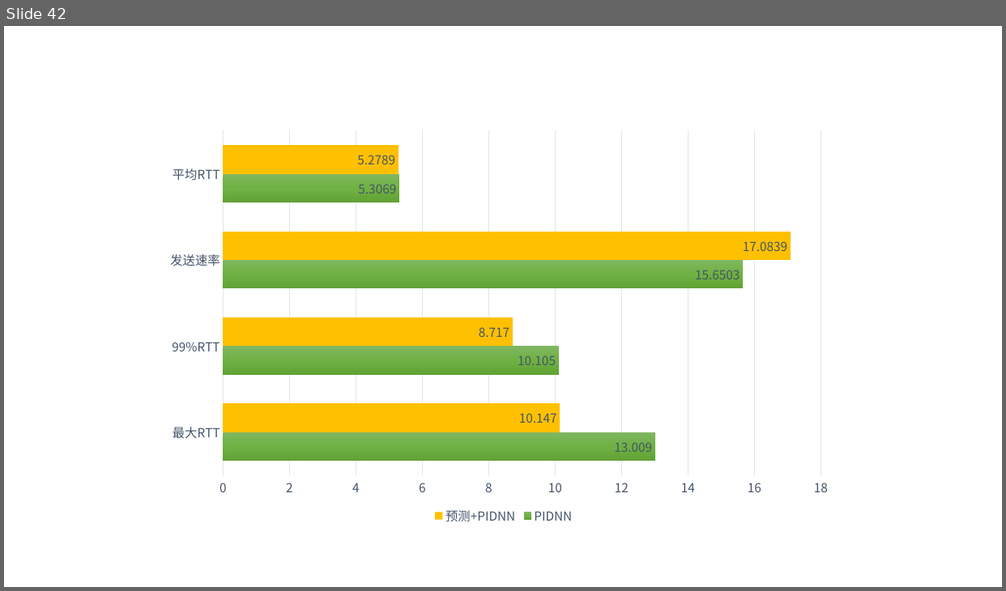
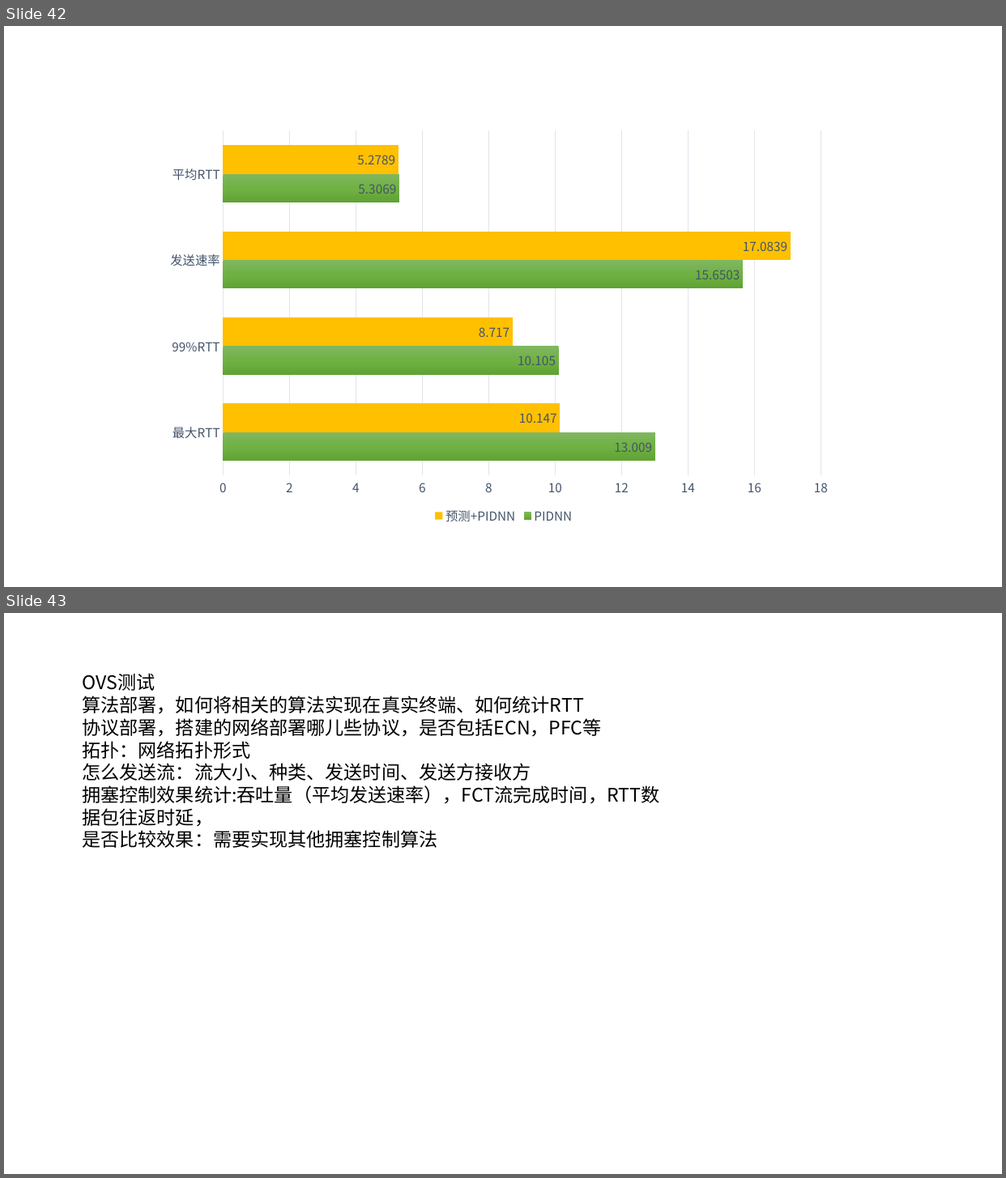
Before and after one commit to JinPeng-Zhang/DCN-LSTM_PID-congestion-control, a slide deck: paper/毕设思路 [自动保存的] [自动保存的].pptx. Shown one above the other, each under a label of ours: slide 42 before the commit, slides 42 and 43 after it. The pictures are 1006x591 and 1006x1178 pixels, drawn with LibreOffice and Linux fonts; fonts in the diff are those of the drawing. Boxes give left, top, right and bottom in pixels: in the first picture for what was removed or moved away, otherwise in the second. Text is boxed around its words. In the diff, an @@ line names an element or a change of style, - is before the commit and + after.

```diff
--- a/paper/毕设思路 [自动保存的] [自动保存的].pptx
+++ b/paper/毕设思路 [自动保存的] [自动保存的].pptx
@@ slide 43 added at [4, 613, 1002, 1174], background #FFFFFF @@
@@ text added at [82, 673, 659, 848], 18 pt, text #000000 @@
+OVS测试
+算法部署，如何将相关的算法实现在真实终端、如何统计RTT
+协议部署，搭建的网络部署哪儿些协议，是否包括ECN，PFC等
+拓扑：网络拓扑形式
+怎么发送流：流大小、种类、发送时间、发送方接收方
+拥塞控制效果统计:吞吐量（平均发送速率），FCT流完成时间，RTT数据包往返时延，
+是否比较效果：需要实现其他拥塞控制算法
```
Also in this commit, not shown: 4 other files.
